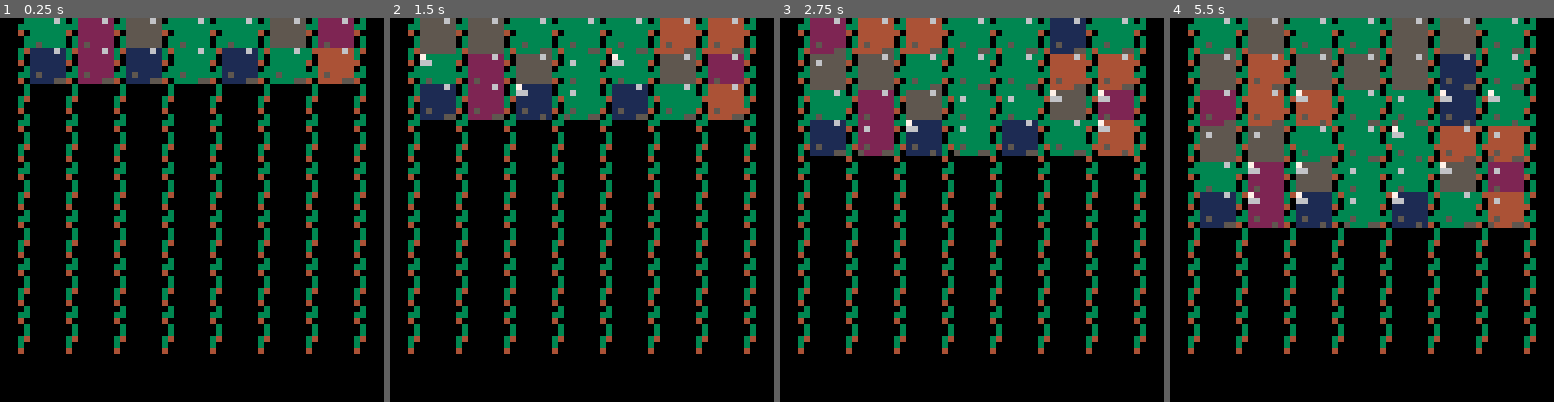
Above: before the commit, frames 1-4 (left to right).
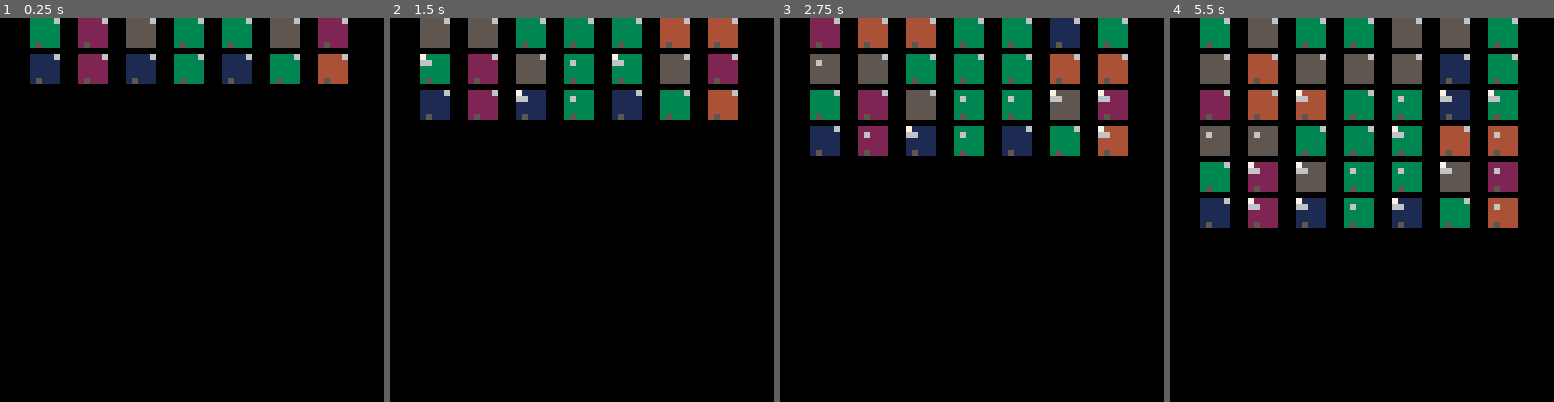
Above: after the commit, the same moments.

Repository: TyPhyter/pico-blx-64
Game: PICO-8 cartridge blx.p8
The game is run twice, just before and just after one commit, with the same random seed, the same clock (stepped at 60 frames per second) and the same inputs.
Inputs:
- Up to frame 1 (0.25 s): no input
- Up to frame 2 (1.5 s): tap X (X key) at 0.33, 1.07 s
- Up to frame 3 (2.75 s): tap X (X key) at 1.85 s
- Up to frame 4 (5.5 s): tap X (X key) at 2.97, 4.08, 5.2 s

The runs differ from the first frame. In frame 1, 17% of the frame differs, in the area x 4-96%, y 0-88%; in frame 2, 19%; in frame 3, 21%; in frame 4, 25%.

Commit message:
removed most of the connect code, made blocks and overlays smaller

Diff:
--- a/blx.p8
+++ b/blx.p8
@@ -12,21 +12,16 @@
 function _init()
   cartdata("typhyter_blx_cd")
   dset(0, 1)
-  write_gpio_unsigned(7, 1, 8)
   printh("started")
   poke(0x5f2c,3) -- set mode3 64x64
   animTimer=0
-  -- init_blx()
   init_cols()
 end
 
 function _update60()
   update_cols()
   if btnp(5) then
-    -- printh("gpio: "..tostr(peek(0x5f80)))
     dset(0,dget(0) + 10)
-    -- local oldgpio=read_gpio(1,8)
-    -- write_gpio(oldgpio+1,1,8)
     printh("cartdata[0]: "..tostr(dget(0)))
   end
 end
@@ -35,18 +30,14 @@
   cls()
 
   -- column divider bars
-  for x=0,7 do
-  	for y=0,6 do
-  		spr(1,x*8+0,y*8+0)
-  	end
-  end
+  -- for x=0,7 do
+  -- 	for y=0,6 do
+  -- 		spr(1,x*8+0,y*8+0)
+  -- 	end
+  -- end
 
 
   draw_cols()
-  -- print("dget: "..tostr(dget(0)))
-  -- print("gpio: "..tostr(read_gpio_unsigned(1, 8)))
-  -- print("cpu: "..tostr(stat(1)).."%")
-  -- print("mem: "..tostr(stat(0)).."/2048")
 end
 
 function add_blx(cnt,col_i,blxList)
@@ -55,14 +46,10 @@
     block.id = 5
     block.color = flr(1+rnd(5))
     block.column = col_i
-    block.y = 0 + (i - 1) * 5
+    block.y = 0 + (i - 1) * 6
     block.frame = 0
     add(blxList,block)
-    -- printh("block added to column: "..tostr(col))
-    -- printh("block.y: "..tostr(block.y))
-    -- printh("block.color: "..tostr(block.color))
   end
-  -- return obj
 end
 
 function init_cols()
@@ -94,7 +81,7 @@
       -- printh("b.column: "..tostr(b.column))
       x=5+(8*(b.column-1))
       y=b.y
-      rectfill(x,y,x+5,y+5,b.color)
+      rectfill(x,y,x+4,y+4,b.color)
 
       spr(5+b.frame,x,y)
     end)
@@ -118,52 +105,13 @@
   end
 end
 
-function write_gpio(num,pin_index,bits)
-   write_gpio_unsigned(
-   num + shl(1, bits-1),
-   pin_index,
-   bits
-  )
- end
-
- function write_gpio_unsigned(num,pin_index,bits)
-  local lastbit_i =
-   0x5f80+pin_index+bits-1
-  local mask = 1
-  for j=0,bits-1 do
-   local bit = shr(band(num, mask), j)
-   poke(lastbit_i-j, bit*255)
-   mask = shl(mask, 1)
-  end
- end
-
- function read_gpio(pin_index,bits)
-  return read_gpio_unsigned(
-   pin_index,
-   bits
-  ) - shl(1, bits-1)
- end
-
- function read_gpio_unsigned(pin_index,bits)
-  local firstbit_i =
-   0x5f80+pin_index
-  local num = 0
-  for j=0,bits-1 do
-   local val = peek(firstbit_i+j)
-   if val > 0 then
-    num = num + shl(1, bits-1-j)
-   end
-  end
-  return num
- end
-
 __gfx__
 00000000000030000004500066667ddd66667d000000600070000000000000000000000000000000000000000000000000000000000000000000000000000000
 0000000000033000000530006111111d60000d000000000066000000060000000000000000000000000000000000000000000000000000000000000000000000
 007007000004000000035000d111111dd0000d000000000000000000000000000000000000000000000000000000000000000000000000000000000000000000
 000770000000300000044000d111111dd0000d000000000000000000000000000000000000000000000000000000000000000000000000000000000000000000
 000770000000300000035000d111111dd0000d000500000005000000050000000000000000000000000000000000000000000000000000000000000000000000
-007007000003400000055000d111111dd55555000000550000005000500055000000000000000000000000000000000000000000000000000000000000000000
+007007000003400000055000d111111dd55555000000000000000000000000000000000000000000000000000000000000000000000000000000000000000000
 000000000003000000033000d111111d000000000000000000000000000000000000000000000000000000000000000000000000000000000000000000000000
 000000000004000000043000d5555555000000000000000000000000000000000000000000000000000000000000000000000000000000000000000000000000
 
